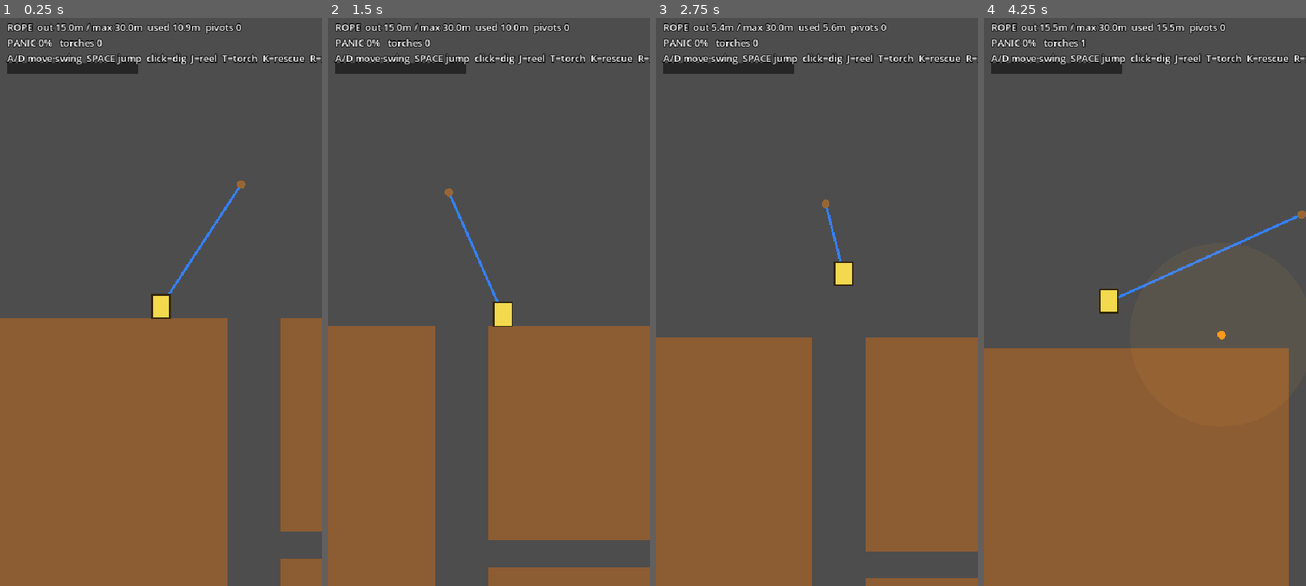
Above: before the commit, frames 1-4 (left to right).
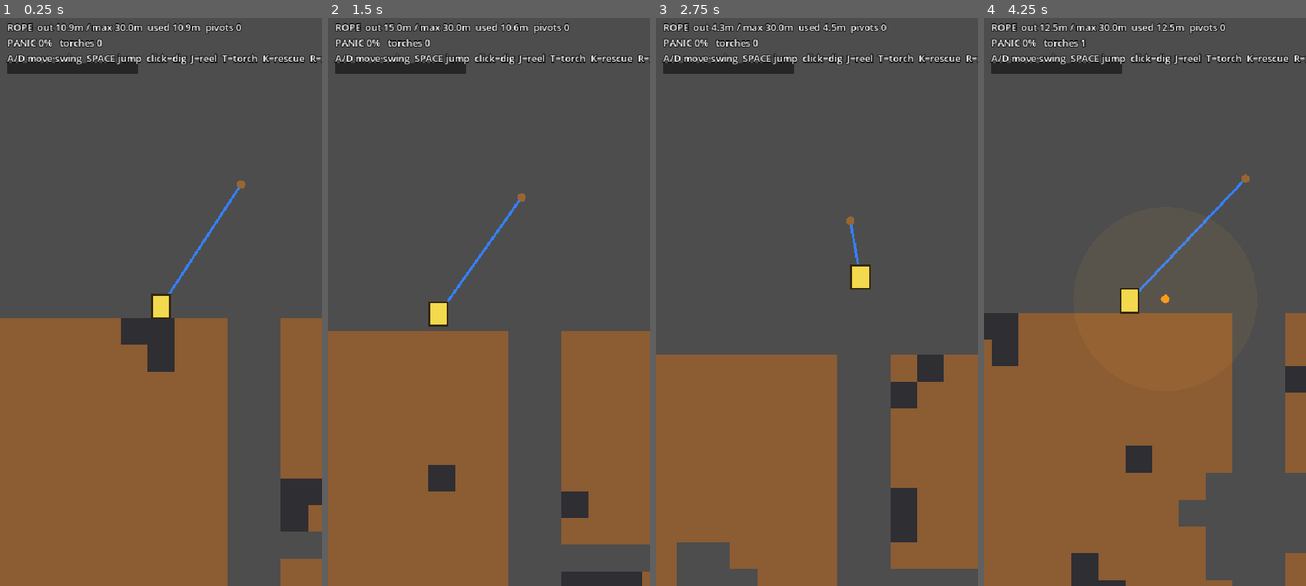
Above: after the commit, the same moments.

Repository: JoaoDobrowolski/inner-miner
Game: Godot game, scene res://scenes/Main.tscn
Same seed, same stepped clock (60 frames per second), same inputs: the game is played once before the commit and once after it.
Inputs (mouse positions are in pixels of both pictures, inside the frame that each line leads up to):
- Up to frame 1 (0.25 s): no input
- Up to frame 2 (1.5 s): tap Enter at 0.5 s; move the mouse to (559, 273) at 0.52 s; hold D 0.53-1.28 s; tap G at 0.6, 1.35 s; click (559, 273) at 0.67 s; tap Space at 0.77 s; move the mouse to (424, 330) at 1.27 s; hold A from 1.28 s (still down)
- Up to frame 3 (2.75 s): tap Space at 1.52 s; move the mouse to (849, 171) at 2.02 s; release A at 2.03 s; hold D from 2.03 s (still down); hold J from 2.03 s (still down); tap G at 2.3 s
- Up to frame 4 (4.25 s): move the mouse to (1128, 415) at 2.77 s; release D at 2.78 s; release J at 2.78 s; hold W 2.78-3.53 s; tap K at 2.85 s; click (1128, 415) at 2.92 s; tap Space at 3.02, 3.77 s; tap G at 3.05, 3.8 s; move the mouse to (1241, 387) at 3.52 s; hold A from 3.53 s (still down); tap T at 3.6 s

The runs differ from the first frame. In frame 1, 2.2% of the frame differs, in the area x 18-100%, y 0-91%; in frame 2, 17%; in frame 3, 14%; in frame 4, 18%, in the area x 0-100%, y 0-100%.

Commit message:
feat: Enhance grid generation and add ore types; implement world regeneration feature

Diff:
--- a/scripts/grid_world.gd
+++ b/scripts/grid_world.gd
@@ -2,28 +2,54 @@
 extends Node2D
 
 # Tile grid: the single source of truth for the world.
-# Also draws itself (colored rects) so the prototype needs no art pipeline.
+# Hybrid generation (GDD sec. 6): per-depth probability layers carved by noise
+# for organic caves and ore veins, organic bedrock margins with funnels, plus
+# injected pre-made chunks (rooms). Also draws itself (colored rects).
 
 const CELL := 32          # pixels per cell (1 cell = 2m in the lore -> 16 px/m)
-const W := 30             # width in cells (final game targets 40-60; smaller here to iterate)
-const H := 120            # depth in cells
+const W := 48             # width in cells (GDD target 40-60)
+const H := 220            # depth in cells
 const GROUND := 6         # first solid row (rows above are sky)
-
-enum Cell { AIR, DIRT, STONE, BEDROCK }
+const FUNNELS := [60, 120, 180]   # depths where the map funnels to ~3 wide (biome gates)
+
+enum Cell { AIR, DIRT, STONE, BEDROCK, COAL, COPPER, IRON, CRYSTAL }
+
+@export var world_seed := 1337
 
 var cells: PackedByteArray = PackedByteArray()
+var rng: RandomNumberGenerator
+var _cave_noise: FastNoiseLite
+var _ore_noise: FastNoiseLite
+var _margin_noise: FastNoiseLite
 
 var _colors := {
     Cell.DIRT: Color(0.55, 0.36, 0.20),
     Cell.STONE: Color(0.42, 0.43, 0.50),
     Cell.BEDROCK: Color(0.12, 0.12, 0.15),
+    Cell.COAL: Color(0.18, 0.18, 0.20),
+    Cell.COPPER: Color(0.72, 0.45, 0.28),
+    Cell.IRON: Color(0.78, 0.72, 0.62),
+    Cell.CRYSTAL: Color(0.45, 0.85, 0.95),
 }
+
+# Pre-made chunk (S=stone wall, .=air, k=crystal). Stone walls are diggable so
+# the room is reachable; the bottom edge is left open to connect to caves.
+const TREASURE_ROOM := [
+    "SSSSSSS",
+    "S.....S",
+    "S.kkk.S",
+    "S..k..S",
+    "S.....S",
+    "SS...SS",
+]
 
 
 func _ready() -> void:
     _generate()
     queue_redraw()
 
+
+# --- public API -------------------------------------------------------------
 
 func _idx(cx: int, cy: int) -> int:
     return cy * W + cx
@@ -51,7 +77,7 @@
 
 func is_diggable(cx: int, cy: int) -> bool:
     var c := get_cell(cx, cy)
-    return c == Cell.DIRT or c == Cell.STONE
+    return c != Cell.AIR and c != Cell.BEDROCK
 
 
 func dig(cx: int, cy: int) -> bool:
@@ -74,31 +100,151 @@
     return is_solid(c.x, c.y)
 
 
-func _gen_cell(cx: int, cy: int) -> int:
-    if cx == 0 or cx == W - 1 or cy == H - 1:
+func regenerate(new_seed: int) -> void:
+    world_seed = new_seed
+    _generate()
+    queue_redraw()
+
+
+# --- generation -------------------------------------------------------------
+
+func _generate() -> void:
+    cells.resize(W * H)
+    rng = RandomNumberGenerator.new()
+    rng.seed = world_seed
+    _setup_noise()
+
+    for cy in range(H):
+        var m := _margins(cy)
+        for cx in range(W):
+            cells[_idx(cx, cy)] = _gen_cell(cx, cy, m.x, m.y)
+
+    _carve_start_shaft()
+    _stamp_chunk(TREASURE_ROOM, int(W / 2) - 3, 100)
+    _print_stats()
+
+
+func _setup_noise() -> void:
+    _cave_noise = FastNoiseLite.new()
+    _cave_noise.seed = world_seed
+    _cave_noise.frequency = 0.07
+    _cave_noise.noise_type = FastNoiseLite.TYPE_SIMPLEX
+
+    _ore_noise = FastNoiseLite.new()
+    _ore_noise.seed = world_seed + 7
+    _ore_noise.frequency = 0.12
+    _ore_noise.noise_type = FastNoiseLite.TYPE_SIMPLEX
+
+    _margin_noise = FastNoiseLite.new()
+    _margin_noise.seed = world_seed + 19
+    _margin_noise.frequency = 0.08
+    _margin_noise.noise_type = FastNoiseLite.TYPE_SIMPLEX
+
+
+func _in_funnel(cy: int) -> bool:
+    for fy in FUNNELS:
+        if absi(cy - fy) <= 2:
+            return true
+    return false
+
+
+# Returns bedrock margins (left, right) for a row. Organic elsewhere, forced to
+# a centered 3-wide diggable gap inside funnel bands.
+func _margins(cy: int) -> Vector2i:
+    if _in_funnel(cy):
+        var c0 := int(W / 2) - 1
+        return Vector2i(c0, W - (c0 + 3))
+    var lw := 2 + int(round(2.0 * _margin_noise.get_noise_2d(0.0, cy)))
+    var rw := 2 + int(round(2.0 * _margin_noise.get_noise_2d(100.0, cy)))
+    return Vector2i(clampi(lw, 1, int(W / 2) - 3), clampi(rw, 1, int(W / 2) - 3))
+
+
+func _gen_cell(cx: int, cy: int, lm: int, rm: int) -> int:
+    if cy == H - 1:
+        return Cell.BEDROCK
+    if cx < lm or cx >= W - rm:
         return Cell.BEDROCK
     if cy < GROUND:
         return Cell.AIR
-    if cy < 40:
-        return Cell.DIRT
-    return Cell.STONE
-
-
-func _generate() -> void:
-    cells.resize(W * H)
-    for cy in range(H):
+    if cy > GROUND + 4 and _cave_noise.get_noise_2d(cx, cy) > 0.55:
+        return Cell.AIR                              # organic cavern
+    var ore := _roll_ore(cx, cy)
+    if ore != -1:
+        return ore
+    return Cell.DIRT if cy < 30 else Cell.STONE
+
+
+# Ore only inside vein regions (high ore-noise), with depth-gated types.
+func _roll_ore(cx: int, cy: int) -> int:
+    if _ore_noise.get_noise_2d(cx, cy) < 0.45:
+        return -1
+    var r := rng.randf()
+    if cy < 30:
+        return Cell.COAL if r < 0.6 else -1
+    elif cy < 80:
+        if r < 0.40: return Cell.COAL
+        if r < 0.75: return Cell.COPPER
+        return -1
+    elif cy < 140:
+        if r < 0.45: return Cell.COPPER
+        if r < 0.80: return Cell.IRON
+        return -1
+    else:
+        if r < 0.45: return Cell.IRON
+        if r < 0.62: return Cell.CRYSTAL
+        return -1
+
+
+func _carve_start_shaft() -> void:
+    var sx := int(W / 2)
+    for cy in range(GROUND, GROUND + 16):
+        _force(sx, cy, Cell.AIR)
+        _force(sx + 1, cy, Cell.AIR)
+    for cx in range(sx + 1, sx + 9):                 # short L-branch for a rope corner
+        _force(cx, GROUND + 8, Cell.AIR)
+
+
+func _stamp_chunk(rows: Array, ox: int, oy: int) -> void:
+    for r in range(rows.size()):
+        var line: String = rows[r]
+        for c in range(line.length()):
+            var cell := _char_to_cell(line[c])
+            if cell >= 0:
+                _force(ox + c, oy + r, cell)
+
+
+func _char_to_cell(ch: String) -> int:
+    match ch:
+        ".": return Cell.AIR
+        "D": return Cell.DIRT
+        "S": return Cell.STONE
+        "B": return Cell.BEDROCK
+        "c": return Cell.COAL
+        "u": return Cell.COPPER
+        "i": return Cell.IRON
+        "k": return Cell.CRYSTAL
+        _: return -1                                 # leave whatever was generated
+
+
+func _force(cx: int, cy: int, v: int) -> void:
+    if in_bounds(cx, cy):
+        cells[_idx(cx, cy)] = v
+
+
+func _print_stats() -> void:
+    var counts := {}
+    for v in cells:
+        counts[v] = counts.get(v, 0) + 1
+    print("[GridWorld] seed=%d  %dx%d  AIR=%d DIRT=%d STONE=%d BEDROCK=%d  ore: COAL=%d COPPER=%d IRON=%d CRYSTAL=%d" % [
+        world_seed, W, H,
+        counts.get(Cell.AIR, 0), counts.get(Cell.DIRT, 0), counts.get(Cell.STONE, 0), counts.get(Cell.BEDROCK, 0),
+        counts.get(Cell.COAL, 0), counts.get(Cell.COPPER, 0), counts.get(Cell.IRON, 0), counts.get(Cell.CRYSTAL, 0)])
+    for fy in FUNNELS:
+        var free := 0
         for cx in range(W):
-            cells[_idx(cx, cy)] = _gen_cell(cx, cy)
-
-    # Carve a starting layout that exercises the rope:
-    # a 2-wide vertical shaft, then an L-branch to the right so the rope
-    # has a convex corner to wrap around.
-    var sx := int(W / 2)
-    for cy in range(GROUND, 22):
-        cells[_idx(sx, cy)] = Cell.AIR
-        cells[_idx(sx + 1, cy)] = Cell.AIR
-    for cx in range(sx + 1, sx + 9):
-        cells[_idx(cx, 14)] = Cell.AIR
+            if get_cell(cx, fy) != Cell.BEDROCK:
+                free += 1
+        print("  funnel @row %d: free width = %d cells" % [fy, free])
 
 
 func _draw() -> void:
--- a/scripts/main.gd
+++ b/scripts/main.gd
@@ -17,6 +17,7 @@
 var panicking := false
 var emergency := false
 var debug_view := false
+var god_view := false
 var torches: Array = []
 
 var _spawn := Vector2.ZERO
@@ -103,10 +104,16 @@
         match event.physical_keycode:
             KEY_F1:
                 debug_view = not debug_view
+            KEY_F2:
+                god_view = not god_view
+                camera.zoom = Vector2(0.18, 0.18) if god_view else Vector2(1.4, 1.4)
             KEY_K:
                 _start_panic()
             KEY_T:
                 _place_torch()
+            KEY_G:
+                world.regenerate(randi())
+                _reset()
             KEY_R:
                 _reset()
     elif event is InputEventMouseButton and event.pressed and event.button_index == MOUSE_BUTTON_LEFT:
@@ -172,7 +179,7 @@
     hud.text = "ROPE  out %.1fm / max %.1fm  used %.1fm  pivots %d\n" % [
         rope.rope_out / PPM, rope.max_length / PPM, used_m, rope.pivots.size()]
     hud.text += "PANIC %d%%   torches %d   %s\n" % [int(panic.value), torches.size(), status]
-    hud.text += "A/D move·swing  SPACE jump  click=dig  J=reel  T=torch  K=rescue  R=reset  F1=debug"
+    hud.text += "A/D move·swing  SPACE jump  click=dig  J=reel  T=torch  K=rescue  R=reset  G=regen  F1=debug  F2=godview"
 
     var f := clampf(panic.value / 100.0, 0.0, 1.0)
     panic_overlay.color.a = f * 0.45
--- a/scripts/rope.gd
+++ b/scripts/rope.gd
@@ -53,10 +53,17 @@
 
     var used := used_length(player.position)
 
-    # Feed rope out automatically as the player descends/moves away, up to max.
-    # Skipped while reeling, otherwise the auto-feed would instantly cancel it.
+    # Pay rope out as the player descends/moves away (up to max), unless reeling.
     if not reeling and used > rope_out and rope_out < max_length:
         rope_out = min(used, max_length)
+
+    # Take up slack: while standing, the winch keeps the rope snug; and reeling
+    # snaps out phantom slack first so it bites immediately instead of "reeling
+    # invisibly". Never retract while airborne otherwise -- it would ratchet the
+    # player upward on jumps and break the pendulum.
+    if (player.on_ground or reeling) and rope_out > used:
+        rope_out = used
+
     rope_out = clampf(rope_out, 0.0, max_length)
 
     # Limit the WHOLE bent path (anchor -> pivots -> player) to the paid-out
